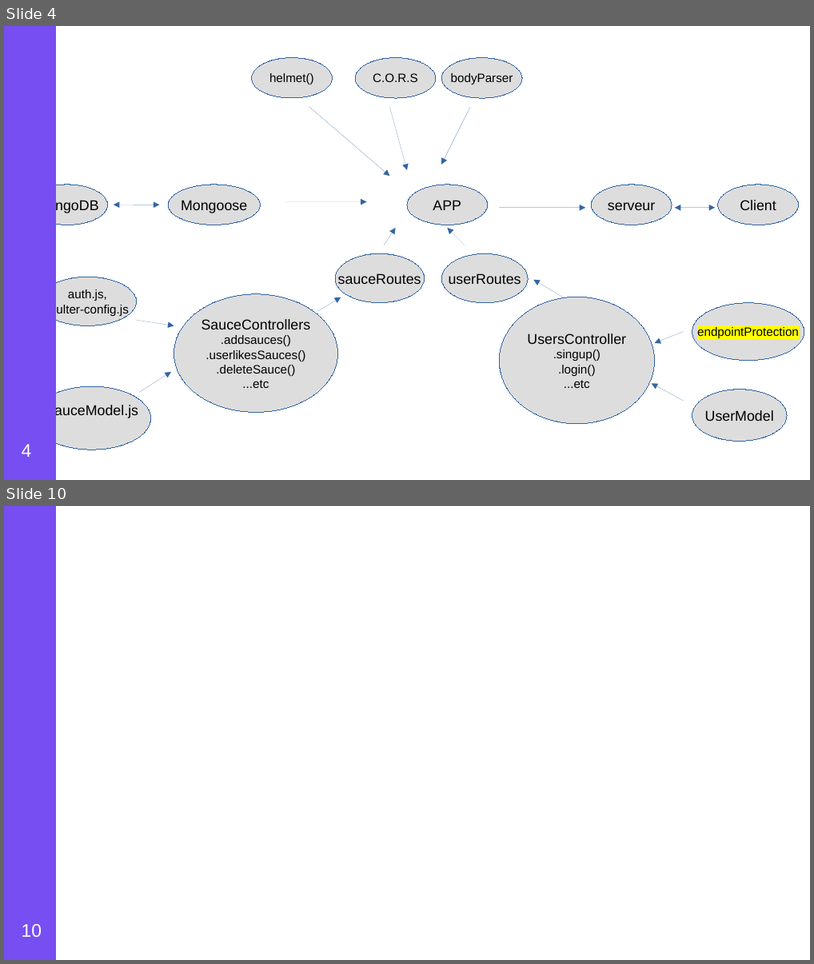
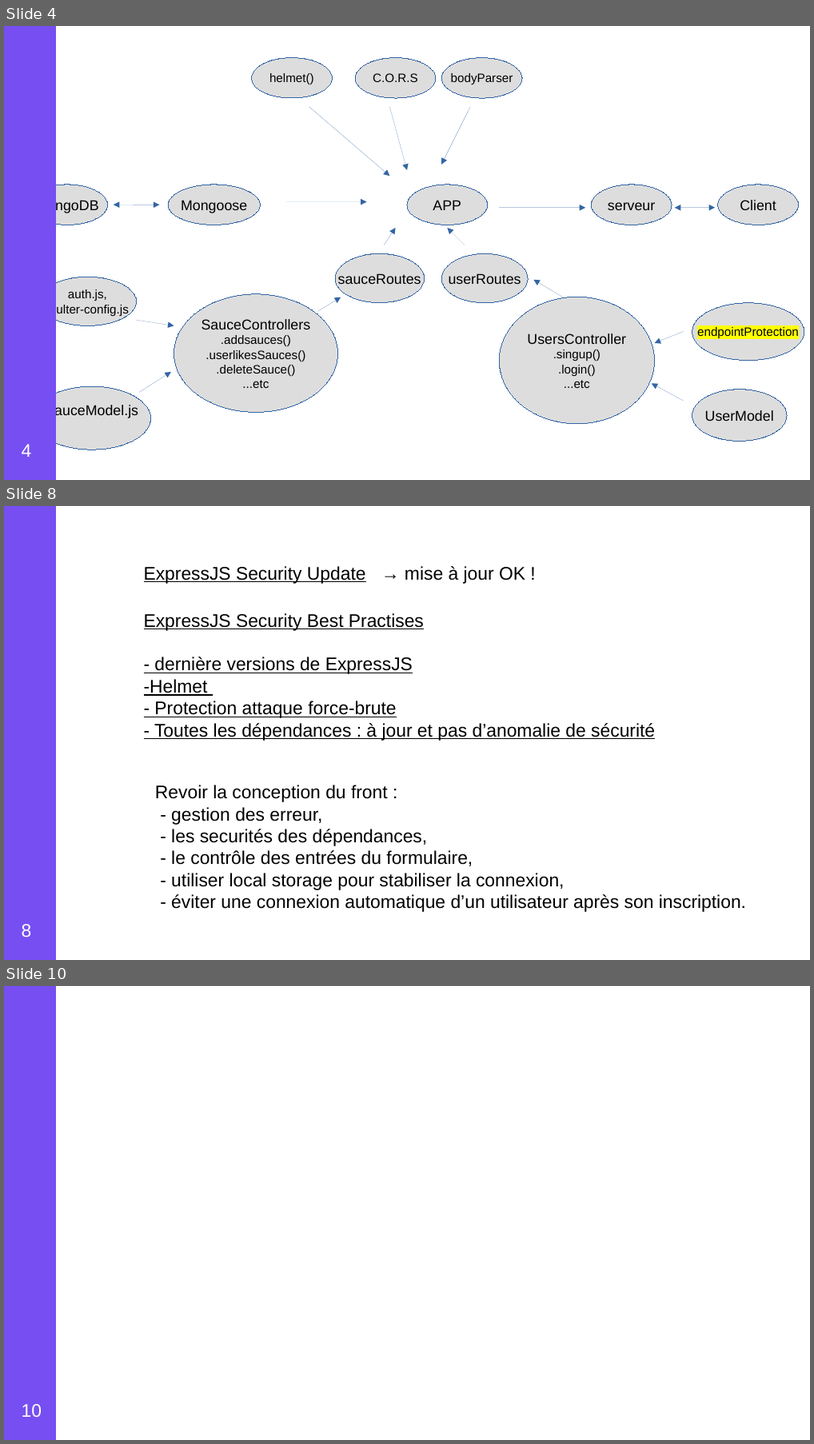
Before and after one commit to danielOuattara/Openclassroom_P6_15_01_2021, a slide deck: schema_global.odp. Shown one above the other, each under a label of ours: slides 4 and 10 before the commit, slides 4, 8 and 10 after it; the slides between them are not shown. The pictures are 814x964 and 814x1444 pixels, drawn with LibreOffice and Linux fonts; fonts in the diff are those of the drawing. Boxes give left, top, right and bottom in pixels: in the first picture for what was removed or moved away, otherwise in the second. Text is boxed around its words. In the diff, an @@ line names an element or a change of style, - is before the commit and + after.

```diff
--- a/schema_global.odp
+++ b/schema_global.odp
@@ slide 8 added at bbox=[4, 506, 810, 960], background #FFFFFF @@
@@ rectangle added at bbox=[4, 506, 56, 960], fill #774EF1, outline #774EF1 0 pt @@
@@ text added at bbox=[144, 566, 526, 584], 18 pt, text #000000, underline @@
+ExpressJS Security Update → mise à jour OK !
@@ text added at bbox=[144, 613, 655, 740], 18 pt, text #000000, underline @@
+ExpressJS Security Best Practises
+- dernière versions de ExpressJS
+-Helmet
+- Protection attaque force-brute
+- Toutes les dépendances : à jour et pas d’anomalie de sécurité
@@ text added at bbox=[155, 784, 746, 912], 18 pt, text #000000 @@
+Revoir la conception du front :
+- gestion des erreur,
+- les securités des dépendances,
+- le contrôle des entrées du formulaire,
+- utiliser local storage pour stabiliser la connexion,
+- éviter une connexion automatique d’un utilisateur après son inscription.
@@ page number added at bbox=[22, 924, 32, 936], 18 pt, text #FFFFFF @@
+8
```
Also in this commit, not shown: 4 slides changed, 2 other slides added, 3 slides removed, 7 other files.
